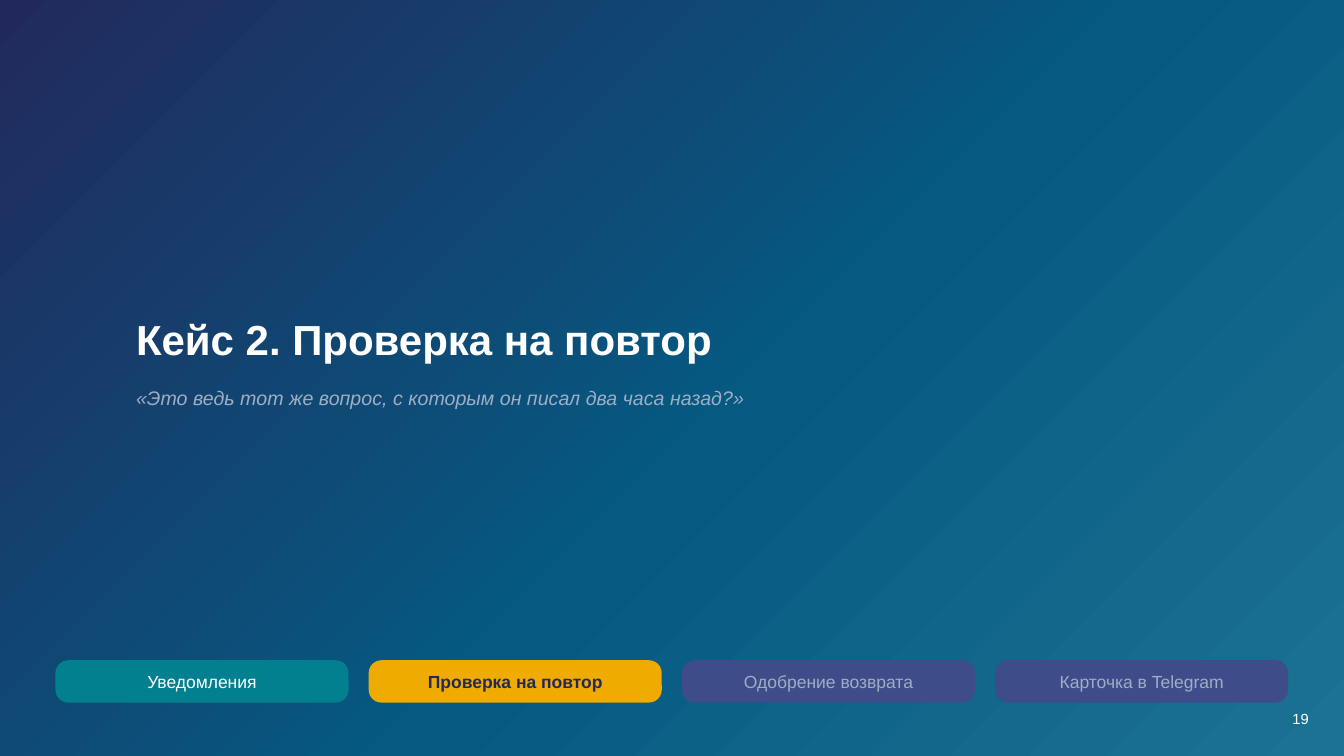
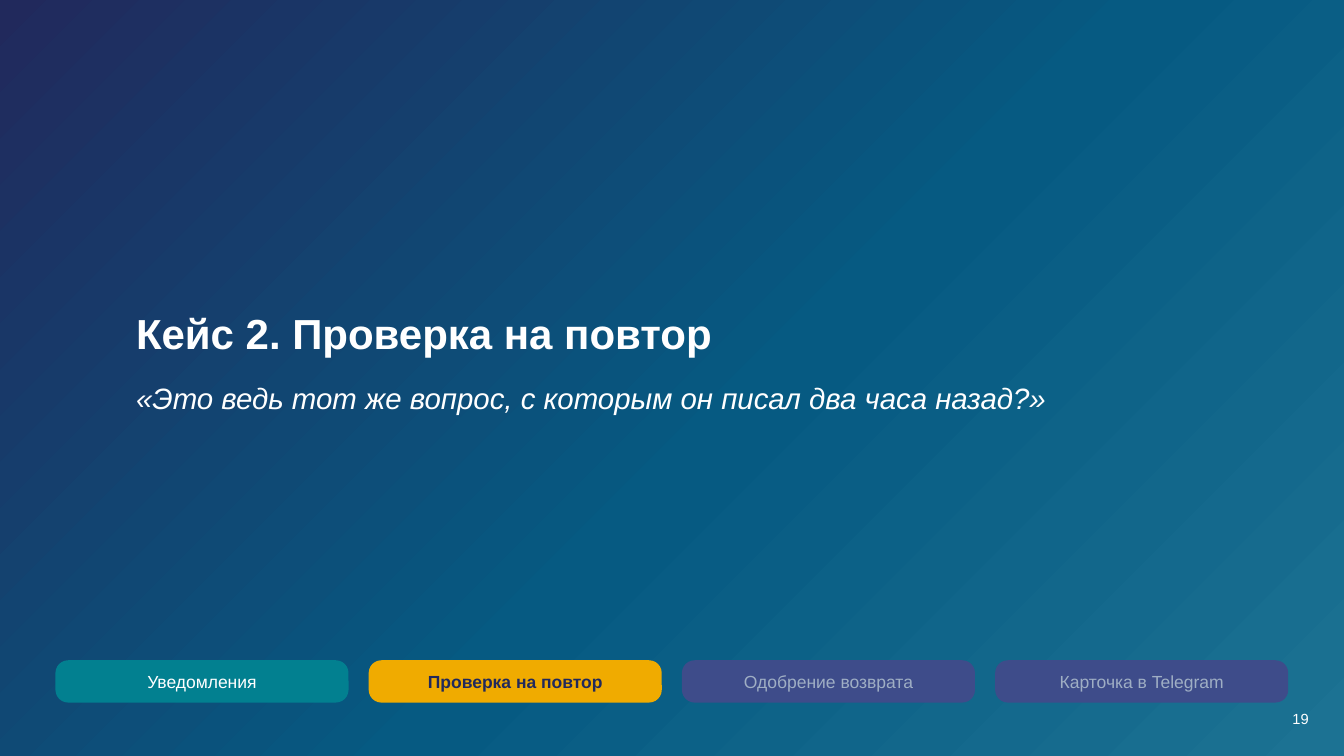
Before and after one commit to tellina-study/AI-usage-lessons, a slide deck: slide 19 of library/seminars/sem-08/rendered/sem-08.pptx. Drawn at 1344x756 pixels with LibreOffice and Linux fonts; fonts in the diff are those of the drawing. Boxes give left, top, right and bottom in pixels: in the first picture for what was removed or moved away, otherwise in the second. Text is boxed around its words. In the diff, an @@ line names an element or a change of style, - is before the commit and + after.

```diff
--- a/library/seminars/sem-08/rendered/sem-08.pptx
+++ b/library/seminars/sem-08/rendered/sem-08.pptx
@@ text "Кейс 2. Проверка на повтор": place and size @@
-text "Кейс 2. Проверка на повтор" at <box>136,323,711,363</box>
+text "Кейс 2. Проверка на повтор" at <box>136,317,711,357</box>
@@ text "«Это ведь тот же вопрос, ..." at <box>136,387,1045,415</box>: size 14 to 21 pt, text colour #9FAEC4 to #FFFFFF; line spacing 18.2pt to 27.3pt @@
```
Also in this commit, not shown: 34 other slides changed, 1 slide added, 19 other files.
